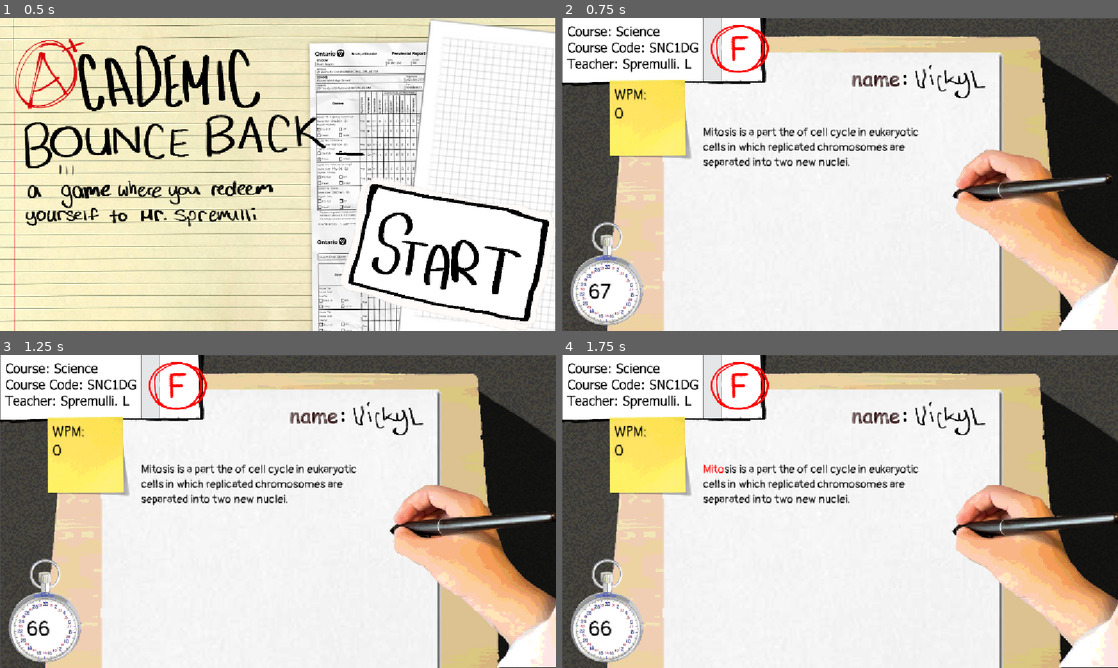
Above: before the commit, frames 1-4 (two rows, left to right).
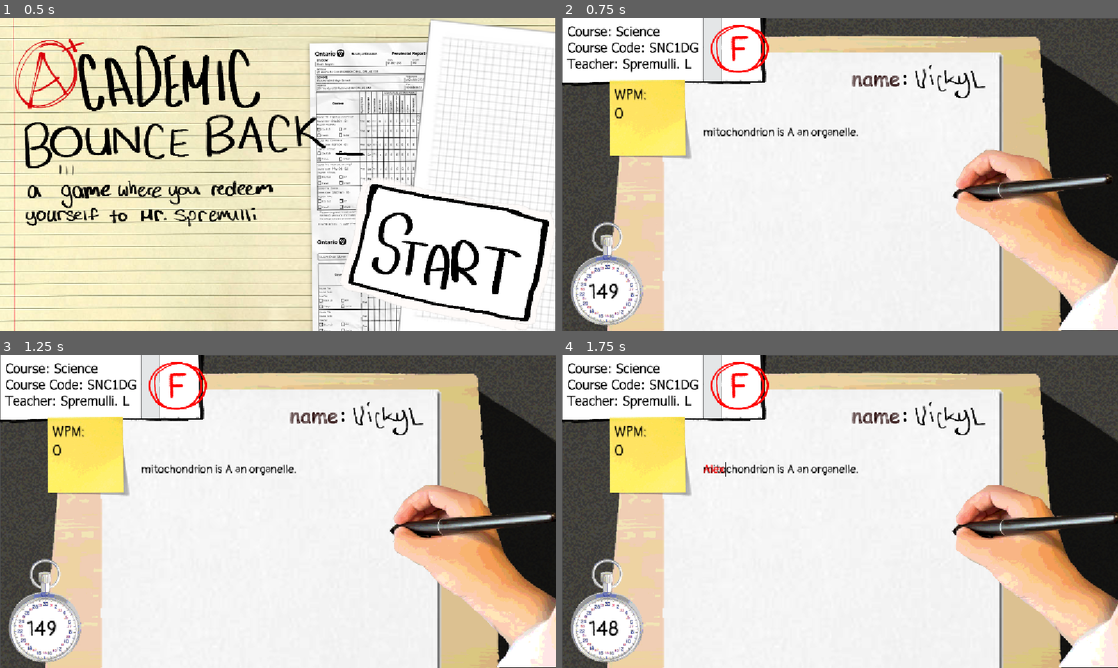
Above: after the commit, the same moments.

Repository: Vick-St3r/haven-keyboard
Game: Godot game, scene res://scenes/background.tscn
The game is run twice, just before and just after one commit, with the same random seed, the same clock (stepped at 60 frames per second) and the same inputs.
Inputs (mouse positions are in pixels of both pictures, inside the frame that each line leads up to):
- Up to frame 1 (0.5 s): no input
- Up to frame 2 (0.75 s): tap Enter at 0.5 s; move the mouse to (1012, 252) at 0.52 s; click (1012, 252) at 0.67 s
- Up to frame 3 (1.25 s): no input
- Up to frame 4 (1.75 s): click (823, 533) at 1.27 s; type "Alex" at 1.35 s

Frame 1 is identical in both runs. In frame 2, 1.7% of the frame differs, in the area x 4-65%, y 34-90%; in frame 3, 1.7%; in frame 4, 1.7%.

Commit message:
Use SyntaxHighlighter for spell checking

Diff:
--- a/scenes/main_game.tscn
+++ b/scenes/main_game.tscn
@@ -112,12 +112,14 @@
 theme_override_font_sizes/normal_font_size = 24
 bbcode_enabled = true
 
-[node name="TextEdit" type="TextEdit" parent="." unique_id=179861261]
+[node name="TextEdit" type="TextEdit" parent="." unique_id=179861261 node_paths=PackedStringArray("main_game")]
 offset_left = 176.0
 offset_top = 115.0
 offset_right = 736.0
 offset_bottom = 585.0
+theme_override_colors/caret_color = Color(0, 0, 0, 1)
 theme_override_colors/font_color = Color(0, 0, 0, 0)
+theme_override_constants/caret_width = 2
 theme_override_constants/line_spacing = 4
 theme_override_fonts/font = ExtResource("2_72e8q")
 theme_override_font_sizes/font_size = 24
@@ -125,5 +127,6 @@
 theme_override_styles/focus = SubResource("StyleBoxTexture_nqdth")
 wrap_mode = 1
 script = ExtResource("5_70vka")
+main_game = NodePath("..")
 
 [connection signal="text_changed" from="TextEdit" to="." method="_on_text_edit_text_changed"]
--- a/scenes/text_edit.gd
+++ b/scenes/text_edit.gd
@@ -1,16 +1,36 @@
 extends TextEdit
+@onready var main_game: Node = $".."
 
 # Called when the node enters the scene tree for the first time.
 func _ready() -> void:
 	text_changed.connect(_on_text_changed)
-
+	syntax_highlighter = SpellingHighlighter.new()
 
 # Called every frame. 'delta' is the elapsed time since the previous frame.
 func _process(delta: float) -> void:
 	pass
-	#minutes = MainGame.sec/60
-	#wpm = (total_characters_typed/5)/minutes
-	#print(wpm)
+
 
 func _on_text_changed() -> void:
 	pass
+
+class SpellingHighlighter extends SyntaxHighlighter:
+	func _get_line_syntax_highlighting(line: int) -> Dictionary:
+		var color_map = {}
+		var text_edit = get_text_edit()
+		var user_text = get_text_edit().text
+		var target_text = text_edit.main_game.targetText
+		print(target_text)
+		for i in user_text.length():
+			if i >= target_text.length():
+				color_map[i] = { "color": Color.RED }
+			elif user_text[i] == target_text[i]:
+				color_map[i] = { "color": Color.GREEN }
+			else:
+				color_map[i] = { "color": Color.RED }
+
+		return color_map
+
+func update_highlights():
+	syntax_highlighter = SpellingHighlighter.new()
+	print("AAAAA")
--- a/scripts/main_game.gd
+++ b/scripts/main_game.gd
@@ -3,15 +3,15 @@
 signal reportcard(grade: String, wpm: float, sec: float)
 
 @onready var textedit = $TextEdit
-var targetText;
+@onready var targetText = "";
 @onready var targetTextDisplay = $texttype
 @onready var timertext = $clock/time
 const textFilesPath = "res://texts/"
 @onready var texts = [
-	"Mitosis is a part of the cell cycle in eukaryotic cells in which replicated chromosomes are separated into two new nuclei. Cell division by mitosis is an equational division which gives rise to genetically identical cells in which the total number of chromosomes is maintained.",
-	"A mitochondrion is an organelle found in the cells of most eukaryotes,  …(570 unchanged characters)…
-	"An organism is any living thing that fu …(422 unchanged characters)…
-	"Photosynthesis is a system of biologica …(619 unchanged characters)…
+	#"Mitosis is a part of the cell cycle in eukaryotic cells in which replicated chromosomes are separated into two new nuclei. Cell division by mitosis is an equational division which gives rise to genetically identical cells in which the total number of chromosomes is maintained.",
+	"A mitochondrion is an organelle. found in the cells of most eukaryotes,  …(570 unchanged characters)…
+	#"An organism is any living thing that fu …(422 unchanged characters)…
+	#"Photosynthesis is a system of biologica …(619 unchanged characters)…
 ]
 var originalSentences;
 var scrambledSentences;
@@ -41,7 +41,6 @@
 	for i in scrambledSentences.size():
 		scrambledSentences[i] = scrambleText(scrambledSentences[i])
 	targetText = scrambledSentences[curSentence] + "."
-	targetTextDisplay.push_color(Color.BLACK)
 	targetTextDisplay.add_text(targetText)
 
 	startTimer()
@@ -54,7 +53,7 @@
 func scrambleText(text):
 	var words = text.split(" ")
 	for i in words.size() - 1:
-		if randi_range(0, 9) == 0:
+		if randi_range(0, 1) == 0:
 			words = swapAtIndex(words, i)
 	return " ".join(words)
 
@@ -100,7 +99,7 @@
 	total_characters_typed = textedit.text.length() + characters_already_typed
 	if textedit.text == targetText:
 		if !badSentenceDone:
-			targetText = originalSentences[curSentence].strip_edges() + "."
+			setTargetText(originalSentences[curSentence].strip_edges() + ".")
 			badSentenceDone = true
 			# handle case where there were no typos in original - immediately go to next sentence
 			if textedit.text == targetText:
@@ -108,7 +107,12 @@
 		else:
 			goToNextSentence()
 		targetTextDisplay.text = targetText
-	updateTextDisplay()
+	#updateTextDisplay()
+
+
+func setTargetText(newText):
+	targetText = newText
+	textedit.update_highlights()
 
 func goToNextSentence():
 	curSentence += 1;
@@ -118,36 +122,37 @@
 		Signalsender.final_wpm = wpm
 		Signalsender.final_sec = sec
 		get_tree().change_scene_to_file("res://scenes/score.tscn")
-	targetText = scrambledSentences[curSentence].strip_edges() + "."
+	setTargetText(scrambledSentences[curSentence].strip_edges() + ".")
 	characters_already_typed += textedit.text.length()
 	textedit.clear()
 	badSentenceDone = false
 
 
-func updateTextDisplay():
-	targetTextDisplay.clear()
-	if !badSentenceDone:
-		# check if typed text matches
-		for i in min(textedit.text.length(), targetText.length()):
-			if textedit.text[i] == targetText[i]:
-				targetTextDisplay.push_color(Color.GREEN)
-			else:
-				targetTextDisplay.push_color(Color.RED)
-			targetTextDisplay.add_text(targetText[i])
-			targetTextDisplay.pop_all()
 
-		# fill in the remaining text
-		targetTextDisplay.push_color(Color.BLACK)
-		targetTextDisplay.add_text(targetText.substr(textedit.text.length()))
-		targetTextDisplay.pop_all()
-	else:
-		# check if it matches word by word
-		var targetWords = targetText.split(" ")
-		var typedWords = textedit.text.split(" ")
-		for i in typedWords.size():
-			if i < targetWords.size() && typedWords[i] == targetWords[i]:
-				targetTextDisplay.push_color(Color.GREEN)
-			else:
-				targetTextDisplay.push_color(Color.RED)
-			targetTextDisplay.add_text(typedWords[i] + " ")
-			targetTextDisplay.pop_all()
+#func updateTextDisplay():
+	#targetTextDisplay.clear()
+	#if !badSentenceDone:
+		## check if typed text matches
+		#for i in min(textedit.text.length(), targetText.length()):
+			#if textedit.text[i] == targetText[i]:
+				#targetTextDisplay.push_bgcolor(Color.GREEN)
+			#else:
+				#targetTextDisplay.push_bgcolor(Color.RED)
+			#targetTextDisplay.add_text(targetText[i])
+			#targetTextDisplay.pop_all()
+			#
+		## fill in the remaining text
+		#targetTextDisplay.push_color(Color.BLACK)
+		#targetTextDisplay.add_text(targetText.substr(textedit.text.length()))
+		#targetTextDisplay.pop_all()
+	#else:
+		## check if it matches word by word
+		#var targetWords = targetText.split(" ")
+		#var typedWords = textedit.text.split(" ")
+		#for i in typedWords.size():
+			#if i < targetWords.size() && typedWords[i] == targetWords[i]:
+				#targetTextDisplay.push_bgcolor(Color.GREEN)
+			#else:
+				#targetTextDisplay.push_bgcolor(Color.RED)
+			#targetTextDisplay.add_text(typedWords[i] + " ")
+			#targetTextDisplay.pop_all()
Not shown, added: screenshots/itchtitle.png.import
Not shown, added: screenshots/reportcard.PNG.import
Not shown, added: screenshots/title.PNG.import
Not shown, added: screenshots/typing.PNG.import
